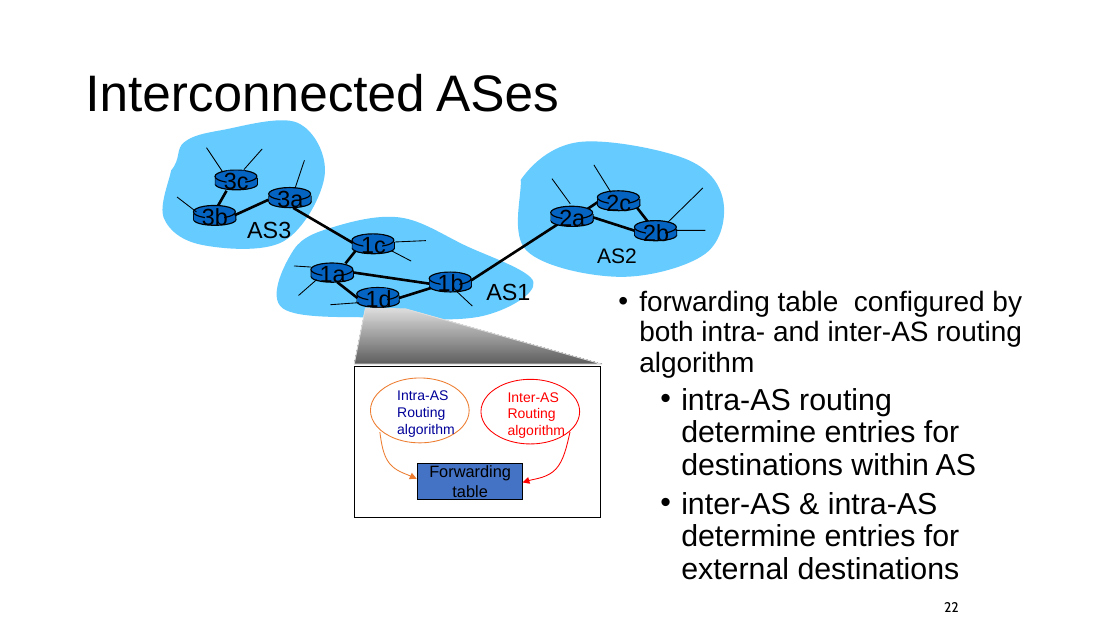
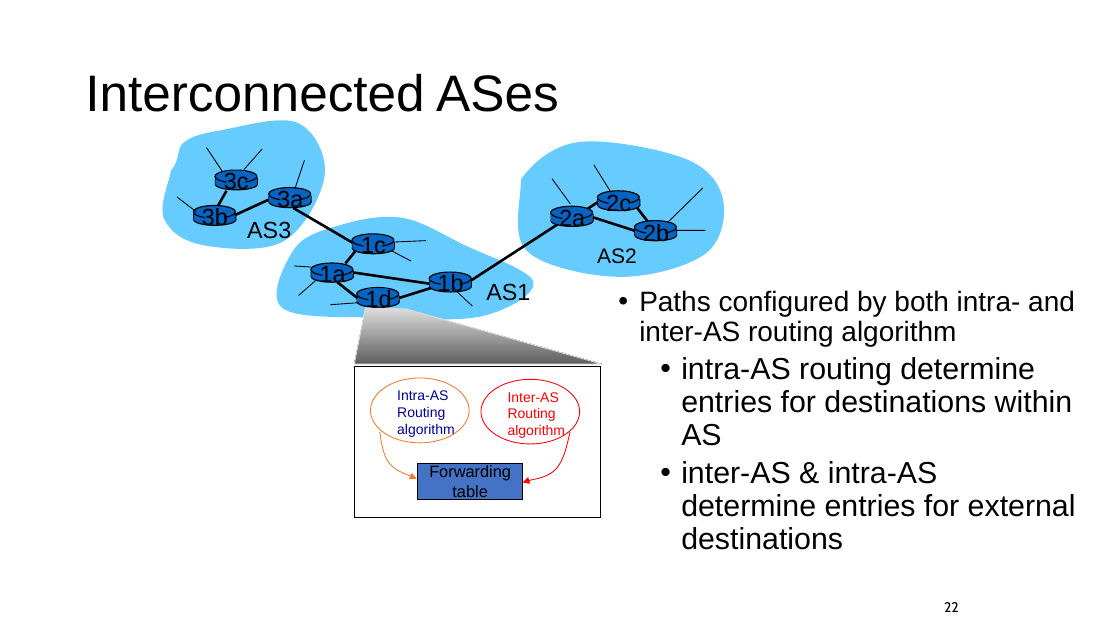
Before and after one commit to ngsrinivas/coursegen, a slide deck: slide 22 of ex/552-F19/lectures/02-architecture.pptx. Drawn at 1120x630 pixels with LibreOffice and Linux fonts; fonts in the diff are those of the drawing. Boxes give left, top, right and bottom in pixels: in the first picture for what was removed or moved away, otherwise in the second. Text is boxed around its words. In the diff, an @@ line names an element or a change of style, - is before the commit and + after.

```diff
--- a/ex/552-F19/lectures/02-architecture.pptx
+++ b/ex/552-F19/lectures/02-architecture.pptx
@@ text at (x1=639, y1=290, x2=1075, y2=346): text changed @@
-• forwarding table configured by both intra- and inter-AS routing algorithm
+• Paths configured by both intra- and inter-AS routing algorithm
```
Also in this commit, not shown: 8 other slides changed, 2 other files.
